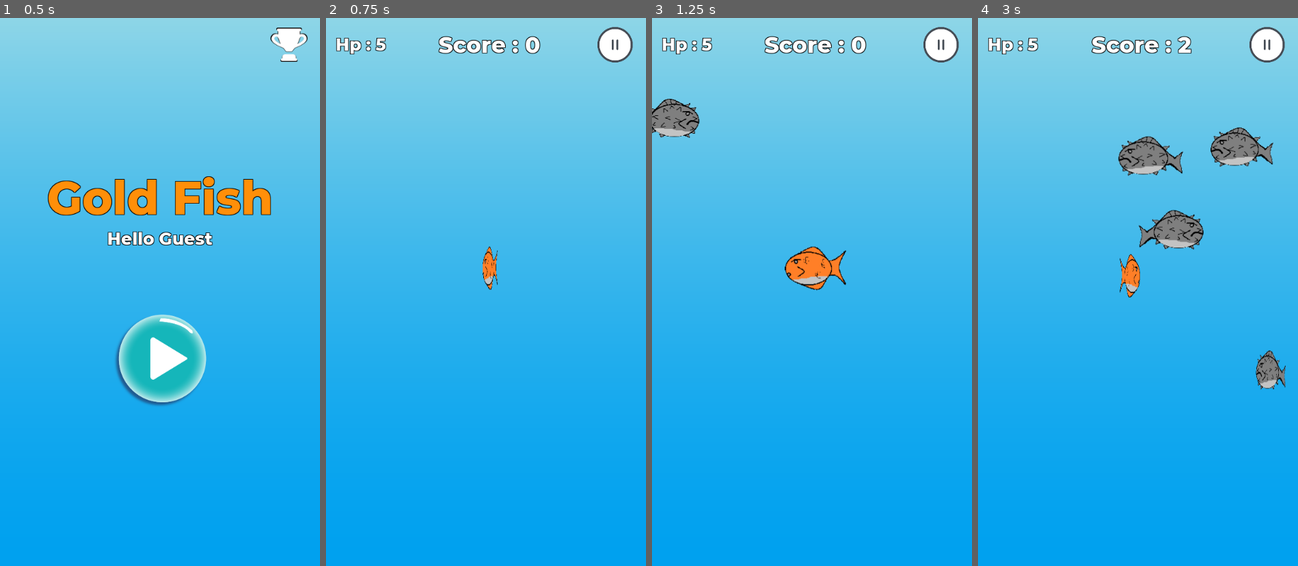
Above: before the commit, frames 1-4 (left to right).
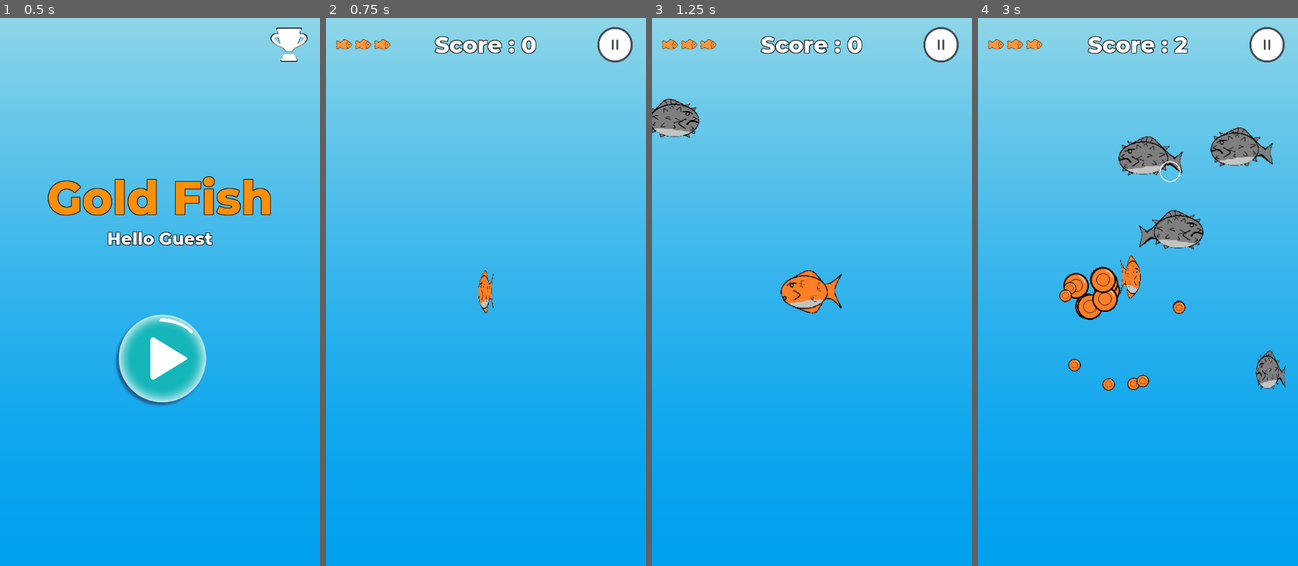
Above: after the commit, the same moments.

Repository: renosyah/gold-fish
Game: Godot game, scene res://asset/menu/menu.tscn
Same seed, same stepped clock (60 frames per second), same inputs: the game is played once before the commit and once after it.
Inputs (mouse positions are in pixels of both pictures, inside the frame that each line leads up to):
- Up to frame 1 (0.5 s): no input
- Up to frame 2 (0.75 s): click (486, 363) at 0.5 s
- Up to frame 3 (1.25 s): no input
- Up to frame 4 (3 s): move the mouse to (1208, 264) at 1.27 s; press the mouse at (1208, 264) at 1.28 s; move the mouse to (1074, 319) at 2.02 s; release the mouse at (1074, 319) at 2.03 s; click (1074, 319) at 2.1 s; move the mouse to (1170, 171) at 2.77 s; press the mouse at (1170, 171) at 2.78 s

Frame 1 is identical in both runs. In frame 2, 1.4% of the frame differs, in the area x 3-68%, y 3-54%; in frame 3, 2.6%; in frame 4, 2.8%, in the area x 3-67%, y 3-68%.

Commit message:
add particle and feedback

Diff:
--- a/asset/coin/coin.gd
+++ b/asset/coin/coin.gd
@@ -4,6 +4,7 @@
 onready var collision_shape_2d = $CollisionShape2D
 onready var timer = $Timer
 onready var audio_stream_player = $AudioStreamPlayer
+onready var sprite = $Sprite
 
 signal on_pickup(coin)
 
@@ -19,12 +20,14 @@
 	if not visible:
 		return
 
+	emit_signal("on_pickup", self)
+
 	position = Vector2(-100, -100)
 	visible = false
 	audio_stream_player.play()
 
 	timer.stop()
-	emit_signal("on_pickup", self)
+
 
 func _on_Timer_timeout():
 	position = Vector2(-100, -100)
--- /dev/null
+++ b/asset/coin/coin_particle.gd
@@ -0,0 +1,9 @@
+extends CPUParticles2D
+onready var timer = $Timer
+
+func display():
+	timer.start()
+	emitting = true
+
+func is_emitting():
+	return not timer.is_stopped()
--- /dev/null
+++ b/asset/coin/coin_particle.tscn
@@ -0,0 +1,24 @@
+[gd_scene load_steps=4 format=2]
+
+[ext_resource path="res://asset/coin/coin.png" type="Texture" id=1]
+[ext_resource path="res://asset/coin/coin_particle.gd" type="Script" id=2]
+
+[sub_resource type="Curve" id=4]
+_data = [ Vector2( 0.0247525, 1 ), 0.0, 0.0, 0, 0, Vector2( 0.970297, 0.304545 ), -0.367273, 0.0, 0, 0 ]
+
+[node name="coin_particle" type="CPUParticles2D"]
+emitting = false
+lifetime = 0.5
+one_shot = true
+explosiveness = 1.0
+texture = ExtResource( 1 )
+direction = Vector2( 0, 0 )
+spread = 180.0
+gravity = Vector2( 0, -98 )
+initial_velocity = 300.0
+scale_amount_curve = SubResource( 4 )
+script = ExtResource( 2 )
+
+[node name="Timer" type="Timer" parent="."]
+wait_time = 3.0
+one_shot = true
--- a/asset/game/game.gd
+++ b/asset/game/game.gd
@@ -5,16 +5,17 @@
 onready var _y_sort = $YSort
 onready var _screen_size = get_viewport().get_visible_rect().size
 onready var _score = $CanvasLayer/ui_panel/MarginContainer3/score
-onready var _hp = $CanvasLayer/ui_panel/hp
+onready var _ui_hp = $CanvasLayer/ui_panel/center/ui_hp
 onready var _hurt = $CanvasLayer/hurt
 
 onready var _game_over_panel = $CanvasLayer/game_over_panel
 onready var _ui_panel = $CanvasLayer/ui_panel
+onready var _click_point = $click_point
 
 var score : int = 0
-var hp :int = 5
 var is_dead :bool = false
 
+var coin_particle_pools :Array = []
 var coin_pools :Array = []
 var puffer_fish_pools :Array = []
 
@@ -22,11 +23,17 @@
 func _ready():
 	randomize()
 
+	_ui_hp.hp = 3
+	_ui_hp.max_hp = 3
+
+	_gold_fish.position = _screen_size / 2
+
 	_game_over_panel.visible = false
 	_ui_panel.visible = true
 
 	pooling_coin()
 	pooling_puffer_fish()
+	pooling_coin_particle()
 
 	_coin_spawn_timer.wait_time = rand_range(0.5, 1.5)
 	_coin_spawn_timer.start()
@@ -57,6 +64,12 @@
 		_y_sort.add_child(coin)
 		coin_pools.append(coin)
 
+func pooling_coin_particle():
+	for i in range(20):
+		var coin = preload("res://asset/coin/coin_particle.tscn").instance()
+		coin.position = Vector2(-100, -100)
+		_y_sort.add_child(coin)
+		coin_particle_pools.append(coin)
 
 func pooling_puffer_fish():
 	for i in range(5):
@@ -97,14 +110,22 @@
 	score += 1
 	display_score()
 
+	for coin_particle_pool in coin_particle_pools:
+		if not coin_particle_pool.is_emitting():
+			coin_particle_pool.position = coin.position
+			coin_particle_pool.display()
+			return
+
 func display_score():
 	_score.text = "Score : " + str(score)
-	_hp.text = "Hp : " + str(hp)
+	_ui_hp.display()
 
 func _on_click_area_gui_input(event):
 	if event is InputEventMouseButton and event.is_action_pressed("left_click"):
 		_gold_fish.move_to = event.position
 		_gold_fish.is_moving = true
+		_click_point.position = event.position
+		_click_point.click()
 
 func _on_pause_pressed():
 	get_tree().change_scene("res://asset/menu/menu.tscn")
@@ -113,12 +134,14 @@
 	if is_dead:
 		return
 
-	hp -= 1
+	_ui_hp.hp -= 1
 	_hurt.show_hurt()
 
-	if hp < 1:
+	if _ui_hp.hp < 1:
 		WebGameModule.update_scoreboard(score)
 		is_dead = true
+		_gold_fish.visible = false
+		_gold_fish.position = Vector2(-500, -500)
 		_game_over_panel.visible = true
 		_ui_panel.visible = false
 
@@ -126,8 +149,10 @@
 
 func _on_play_again_pressed():
 	is_dead = false
+	_gold_fish.visible = true
+	_gold_fish.position = _screen_size / 2
 	_game_over_panel.visible = false
 	_ui_panel.visible = true
 	score = 0
-	hp = 5
+	_ui_hp.reset()
 	display_score()
--- a/asset/game/game.tscn
+++ b/asset/game/game.tscn
@@ -8,6 +8,8 @@
 [ext_resource path="res://asset/ui/fonts/montserrat_eb_32.tres" type="DynamicFont" id=6]
 [ext_resource path="res://asset/gold-fish/gold_fish.tscn" type="PackedScene" id=7]
 [ext_resource path="res://asset/menu/play.png" type="Texture" id=8]
+[ext_resource path="res://asset/ui/ui_hp/ui_hp.tscn" type="PackedScene" id=9]
+[ext_resource path="res://asset/ui/click_point/click_point.tscn" type="PackedScene" id=10]
 
 [node name="game" type="Node"]
 script = ExtResource( 2 )
@@ -31,30 +33,25 @@
 margin_bottom = 100.0
 rect_min_size = Vector2( 14, 0 )
 
-[node name="hp" type="Label" parent="CanvasLayer/ui_panel"]
+[node name="center" type="CenterContainer" parent="CanvasLayer/ui_panel"]
 margin_left = 18.0
-margin_top = 30.0
-margin_right = 112.0
-margin_bottom = 70.0
-custom_colors/font_outline_modulate = Color( 0, 0, 0, 1 )
-custom_colors/font_color_shadow = Color( 0, 0, 0, 1 )
-custom_constants/line_spacing = 1
-custom_constants/shadow_offset_y = 1
-custom_constants/shadow_as_outline = 1
-custom_fonts/font = ExtResource( 6 )
-text = "Hp : 5"
+margin_right = 18.0
+margin_bottom = 100.0
+size_flags_horizontal = 2
+
+[node name="ui_hp" parent="CanvasLayer/ui_panel/center" instance=ExtResource( 9 )]
+margin_top = 35.0
+margin_bottom = 65.0
 
 [node name="MarginContainer3" type="CenterContainer" parent="CanvasLayer/ui_panel"]
-margin_left = 116.0
-margin_right = 498.0
+margin_left = 204.0
+margin_right = 395.0
 margin_bottom = 100.0
 rect_min_size = Vector2( 14, 0 )
-size_flags_horizontal = 3
 
 [node name="score" type="Label" parent="CanvasLayer/ui_panel/MarginContainer3"]
-margin_left = 95.0
 margin_top = 24.0
-margin_right = 286.0
+margin_right = 191.0
 margin_bottom = 76.0
 custom_colors/font_outline_modulate = Color( 0, 0, 0, 1 )
 custom_colors/font_color_shadow = Color( 0, 0, 0, 1 )
@@ -70,6 +67,7 @@
 margin_right = 582.0
 margin_bottom = 90.0
 rect_min_size = Vector2( 80, 80 )
+size_flags_horizontal = 10
 size_flags_vertical = 4
 texture_normal = ExtResource( 4 )
 expand = true
@@ -167,6 +165,8 @@
 [node name="gold_fish" parent="YSort" instance=ExtResource( 7 )]
 position = Vector2( 308, 468 )
 
+[node name="click_point" parent="." instance=ExtResource( 10 )]
+
 [connection signal="gui_input" from="CanvasLayer/click_area" to="." method="_on_click_area_gui_input"]
 [connection signal="pressed" from="CanvasLayer/ui_panel/pause" to="." method="_on_pause_pressed"]
 [connection signal="pressed" from="CanvasLayer/game_over_panel/play_again" to="." method="_on_play_again_pressed"]
--- /dev/null
+++ b/asset/ui/click_point/click_point.gd
@@ -0,0 +1,9 @@
+extends Sprite
+
+export var color :Color = Color.white
+
+onready var animation_player = $AnimationPlayer
+
+func click():
+	modulate = color
+	animation_player.play("click")
--- /dev/null
+++ b/asset/ui/click_point/click_point.tscn
@@ -0,0 +1,69 @@
+[gd_scene load_steps=5 format=2]
+
+[ext_resource path="res://asset/ui/click_point/click_point.gd" type="Script" id=1]
+[ext_resource path="res://asset/ui/click_point/click.png" type="Texture" id=2]
+
+[sub_resource type="Animation" id=1]
+length = 0.001
+tracks/0/type = "value"
+tracks/0/path = NodePath(".:visible")
+tracks/0/interp = 1
+tracks/0/loop_wrap = true
+tracks/0/imported = false
+tracks/0/enabled = true
+tracks/0/keys = {
+"times": PoolRealArray( 0 ),
+"transitions": PoolRealArray( 1 ),
+"update": 0,
+"values": [ false ]
+}
+tracks/1/type = "value"
+tracks/1/path = NodePath(".:scale")
+tracks/1/interp = 1
+tracks/1/loop_wrap = true
+tracks/1/imported = false
+tracks/1/enabled = true
+tracks/1/keys = {
+"times": PoolRealArray( 0 ),
+"transitions": PoolRealArray( 1 ),
+"update": 0,
+"values": [ Vector2( 0.2, 0.2 ) ]
+}
+
+[sub_resource type="Animation" id=2]
+resource_name = "click"
+tracks/0/type = "value"
+tracks/0/path = NodePath(".:visible")
+tracks/0/interp = 1
+tracks/0/loop_wrap = true
+tracks/0/imported = false
+tracks/0/enabled = true
+tracks/0/keys = {
+"times": PoolRealArray( 0, 1 ),
+"transitions": PoolRealArray( 1, 1 ),
+"update": 1,
+"values": [ true, false ]
+}
+tracks/1/type = "value"
+tracks/1/path = NodePath(".:scale")
+tracks/1/interp = 1
+tracks/1/loop_wrap = true
+tracks/1/imported = false
+tracks/1/enabled = true
+tracks/1/keys = {
+"times": PoolRealArray( 0, 0.2, 0.5, 0.8 ),
+"transitions": PoolRealArray( 1, 1, 1, 1 ),
+"update": 0,
+"values": [ Vector2( 1, 1 ), Vector2( 0.822222, 0.822222 ), Vector2( 0.466667, 0.466667 ), Vector2( 0.2, 0.2 ) ]
+}
+
+[node name="click_point" type="Sprite"]
+visible = false
+scale = Vector2( 0.2, 0.2 )
+texture = ExtResource( 2 )
+script = ExtResource( 1 )
+
+[node name="AnimationPlayer" type="AnimationPlayer" parent="."]
+playback_speed = 4.0
+anims/RESET = SubResource( 1 )
+anims/click = SubResource( 2 )
--- /dev/null
+++ b/asset/ui/ui_hp/ui_hp.gd
@@ -0,0 +1,25 @@
+extends Control
+
+export var hp : int = 1
+export var max_hp : int = 1
+
+onready var hp_template = $Control/hp
+onready var holder = $HBoxContainer
+
+# Called when the node enters the scene tree for the first time.
+func _ready():
+	pass # Replace with function body.
+
+func reset():
+	hp = max_hp
+	display()
+
+func display():
+	for i in holder.get_children():
+		holder.remove_child(i)
+		i.queue_free()
+
+	for i in range(hp):
+		var _hp = hp_template.duplicate()
+		_hp.visible = true
+		holder.add_child(_hp)
--- /dev/null
+++ b/asset/ui/ui_hp/ui_hp.tscn
@@ -0,0 +1,24 @@
+[gd_scene load_steps=3 format=2]
+
+[ext_resource path="res://asset/ui/ui_hp/ui_hp.gd" type="Script" id=1]
+[ext_resource path="res://asset/ui/ui_hp/fish_hp.png" type="Texture" id=2]
+
+[node name="ui_hp" type="MarginContainer"]
+margin_bottom = 20.0
+rect_min_size = Vector2( 0, 30 )
+script = ExtResource( 1 )
+
+[node name="Control" type="Control" parent="."]
+margin_bottom = 30.0
+
+[node name="hp" type="TextureRect" parent="Control"]
+visible = false
+margin_right = 32.0
+margin_bottom = 30.0
+rect_min_size = Vector2( 32, 30 )
+texture = ExtResource( 2 )
+expand = true
+
+[node name="HBoxContainer" type="HBoxContainer" parent="."]
+margin_bottom = 30.0
+rect_min_size = Vector2( 0, 30 )
Not shown: 1 places in asset/game/game.tscn that only renumber resources
Binary file added: asset/ui/click_point/click.png
Not shown, added: asset/ui/click_point/click.png.import
Binary file added: asset/ui/ui_hp/fish_hp.png
Not shown, added: asset/ui/ui_hp/fish_hp.png.import
